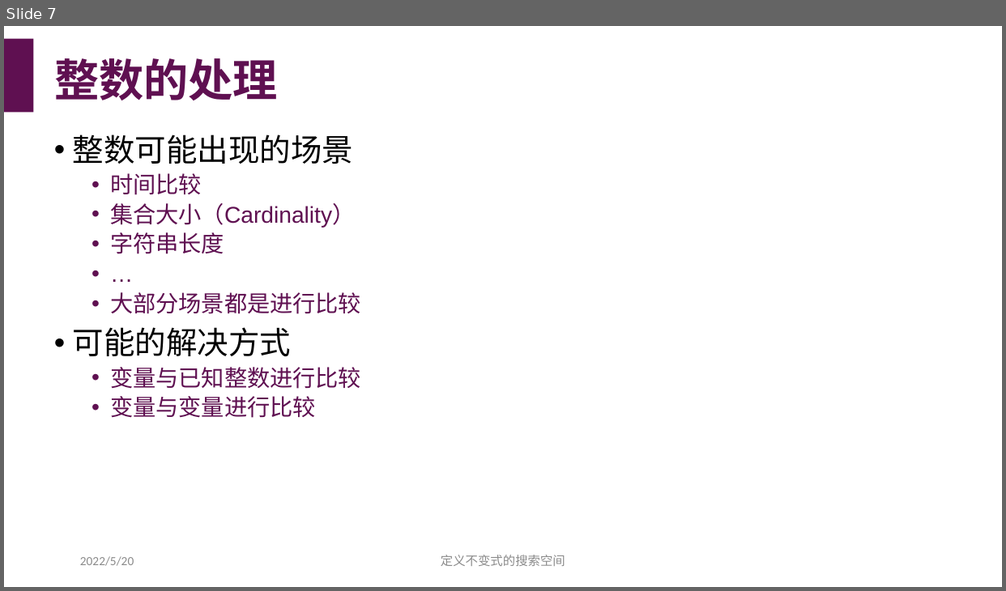
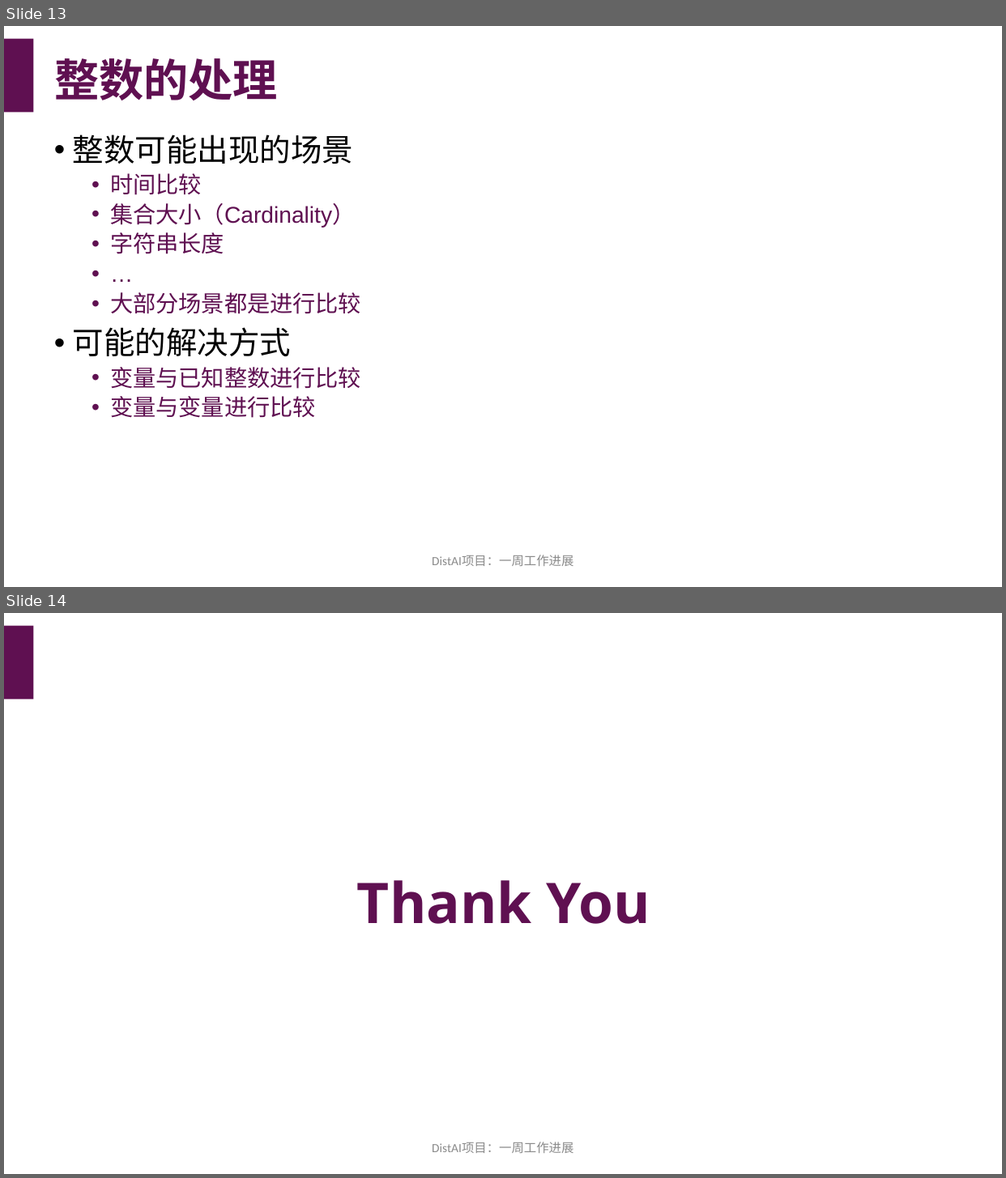
Before and after one commit to hengxin/dist-ai, a slide deck: reports/8-20220520-一周工作进展.pptx. Shown one above the other, each under a label of ours: slide 7 before the commit, slides 13 and 14 after it. The pictures are 1006x591 and 1006x1178 pixels, drawn with LibreOffice and Linux fonts; fonts in the diff are those of the drawing. Boxes give left, top, right and bottom in pixels: in the first picture for what was removed or moved away, otherwise in the second. Text is boxed around its words. In the diff, an @@ line names an element or a change of style, - is before the commit and + after.

```diff
--- a/reports/8-20220520-一周工作进展.pptx
+++ b/reports/8-20220520-一周工作进展.pptx
@@ slide 14 added at (4, 613, 1002, 1174), background #FFFFFF; not listed: 1 template element that a slide beside it also shows @@
@@ text added at (357, 880, 650, 924), 54 pt, text #5F1051, bold @@
+Thank You
@@ text added at (432, 1142, 573, 1153), 12 pt, text #8C8C8C @@
+DistAI项目：一周工作进展
@@ what was slide 7 is now slide 13 @@
@@ slide 13 changed as well @@
@@ text removed at (80, 557, 134, 566) @@
-2022/5/20
@@ text at (432, 555, 573, 566): text changed @@
-定义不变式的搜索空间
+DistAI项目：一周工作进展
```
Also in this commit, not shown: 6 other slides changed, 6 other slides added.
